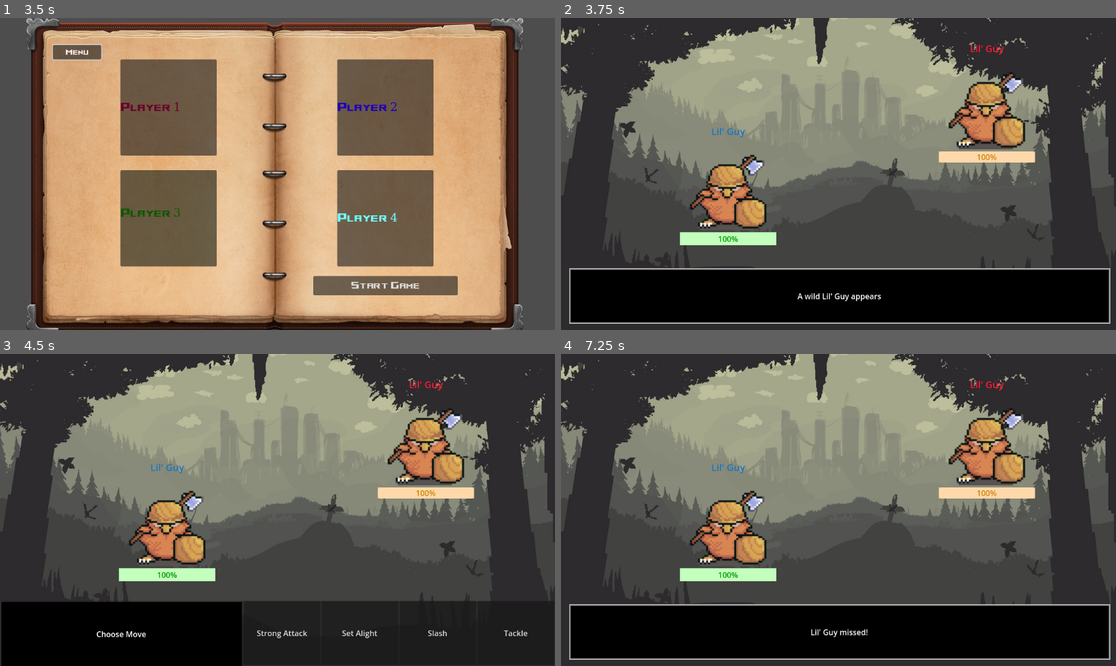
Above: before the commit, frames 1-4 (two rows, left to right).
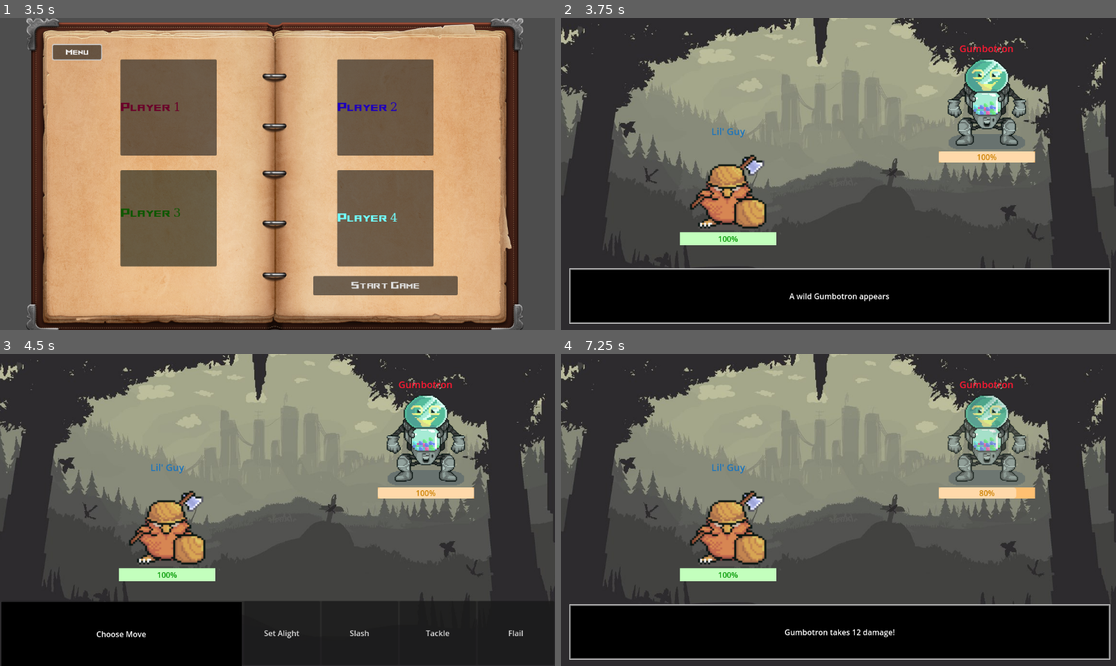
Above: after the commit, the same moments.

Repository: ajnaaa3/KTCE_RPGGame
Game: Godot game, scene res://scenes/menu.tscn
Two runs of this game, one before a commit and one after it. Both use one fixed random seed, a clock stepped at 60 frames per second and the inputs below.
Inputs (mouse positions are in pixels of both pictures, inside the frame that each line leads up to):
- Up to frame 1 (3.5 s): click "Start Game" at 0.5 s; click "Menu" at 1.25 s; move the mouse to (399, 158) at 2.02 s; click (399, 158) at 2.17 s; move the mouse to (166, 189) at 2.77 s; click (166, 189) at 2.92 s
- Up to frame 2 (3.75 s): click "Start Game" at 3.5 s
- Up to frame 3 (4.5 s): tap Enter (ui_accept) at 4.25 s; move the mouse to (333, 441) at 4.27 s; hold Enter (ui_accept) from 4.28 s (still down); click (333, 441) at 4.42 s
- Up to frame 4 (7.25 s): release Enter (ui_accept) at 5 s; click "Strong Attack" (after the commit: "Set Alight") at 5 s; tap Enter (ui_accept) at 5.75, 5.85, 6.02, 6.32, 6.5 s; move the mouse to (810, 572) at 5.77 s; click (810, 572) at 5.92 s; move the mouse to (1005, 556) at 6.52 s; hold Enter (ui_accept) from 6.53 s (still down); click (1005, 556) at 6.67 s

Frame 1 is identical in both runs. In frame 2, 3.5% of the frame differs, in the area x 41-84%, y 8-91%; in frame 3, 3.5%; in frame 4, 3.6%, in the area x 40-86%, y 8-91%.

Commit message:
Attack execution modularized

Diff:
--- a/resources/Attacks/basic_attack.tres
+++ /dev/null
@@ -1,9 +0,0 @@
-[gd_resource type="Resource" script_class="Attack" load_steps=2 format=3 uid="uid://bn4v3rdxt5r5m"]
-
-[ext_resource type="Script" uid="uid://da5gwh6uvs7j6" path="res://resources/baseAttack.gd" id="1_8sflr"]
-
-[resource]
-script = ExtResource("1_8sflr")
-name = "Basic Attack"
-power = 15
-mod = 1.0
--- /dev/null
+++ b/resources/Attacks/damageAttack.gd
@@ -0,0 +1,31 @@
+extends Attack
+
+func execute(attacker : Character, defender : Character, defender_anim : AnimationPlayer, defender_sound : AudioStreamPlayer, textbox : Panel, hpbar : ProgressBar):
+	if randf() < self.accuracy:
+		var stab : float = TypeInteractions.get_stab(self.type, attacker.type)
+		var effective = TypeInteractions.get_effectiveness(self.type, defender.type)
+		var random: float = randf_range(0.8, 1.2)
+		var damage : int = round(max(0, ((self.power * float(attacker.attack) - float(defender.defense)) / 10) * effective * stab * random))
+		defender.set_current_hp(defender.current_hp - damage)
+		set_health(hpbar, defender.current_hp)
+		defender_anim.play("damage")
+		if effective == 2.0:
+			defender_sound.stream = load("res://assets/sounds/Soundfx/hit_super_effective.ogg")
+			defender_sound.play()
+		elif effective == 1.0:
+			defender_sound.stream = load("res://assets/sounds/Soundfx/hit.ogg")
+			defender_sound.play()
+		else:
+			defender_sound.stream = load("res://assets/sounds/Soundfx/hit_weak.ogg")
+			defender_sound.play()
+		display_text(textbox, "%s takes %d damage!" % [defender.name, damage])
+	else:
+		display_text(textbox, "%s missed!" % attacker.name)
+
+
+func display_text(panel_node : Panel, text : String):
+	panel_node.show()
+	panel_node.get_node("Label").text = text
+
+func set_health(hpbar : ProgressBar, current_health : int):
+	hpbar.value = current_health
--- a/resources/Attacks/flail.tres
+++ b/resources/Attacks/flail.tres
@@ -1,8 +1,9 @@
-[gd_resource type="Resource" script_class="Attack" load_steps=2 format=3 uid="uid://c5qyp7qkianqr"]
+[gd_resource type="Resource" load_steps=2 format=3 uid="uid://c5qyp7qkianqr"]
 
-[ext_resource type="Script" uid="uid://da5gwh6uvs7j6" path="res://resources/baseAttack.gd" id="1_s1qtj"]
+[ext_resource type="Script" uid="uid://dx84f1epdbc55" path="res://resources/Attacks/damageAttack.gd" id="1_s1qtj"]
 
 [resource]
 script = ExtResource("1_s1qtj")
 name = "Flail"
 power = 0
+type = 3
--- a/resources/Attacks/nutral_attack.tres
+++ /dev/null
@@ -1,8 +0,0 @@
-[gd_resource type="Resource" script_class="Attack" load_steps=2 format=3 uid="uid://d4i15l2bkgu55"]
-
-[ext_resource type="Script" uid="uid://da5gwh6uvs7j6" path="res://resources/baseAttack.gd" id="1_26k53"]
-
-[resource]
-script = ExtResource("1_26k53")
-name = "Neutral Attack"
-mod = 0.8
--- a/resources/Attacks/setAlight.tres
+++ b/resources/Attacks/setAlight.tres
@@ -1,9 +1,10 @@
-[gd_resource type="Resource" script_class="Attack" load_steps=2 format=3 uid="uid://d4i15l2bkgu55"]
+[gd_resource type="Resource" load_steps=2 format=3 uid="uid://d4i15l2bkgu55"]
 
-[ext_resource type="Script" uid="uid://da5gwh6uvs7j6" path="res://resources/baseAttack.gd" id="1_lqfab"]
+[ext_resource type="Script" uid="uid://dx84f1epdbc55" path="res://resources/Attacks/damageAttack.gd" id="1_lqfab"]
 
 [resource]
 script = ExtResource("1_lqfab")
 name = "Set Alight"
-power = 20
-accuracy = 0.7
+power = 15
+accuracy = 0.8
+type = 0
--- a/resources/Attacks/slash.tres
+++ b/resources/Attacks/slash.tres
@@ -1,9 +1,10 @@
 [gd_resource type="Resource" load_steps=2 format=3 uid="uid://ld07w1l4ssgc"]
 
-[ext_resource type="Script" uid="uid://da5gwh6uvs7j6" path="res://resources/baseAttack.gd" id="1_jttlq"]
+[ext_resource type="Script" uid="uid://dx84f1epdbc55" path="res://resources/Attacks/damageAttack.gd" id="1_jttlq"]
 
 [resource]
 script = ExtResource("1_jttlq")
 name = "Slash"
-power = 15
+power = 13
 accuracy = 0.9
+type = 1
--- a/resources/Attacks/strong_attack.tres
+++ /dev/null
@@ -1,10 +0,0 @@
-[gd_resource type="Resource" script_class="Attack" load_steps=2 format=3 uid="uid://c5qyp7qkianqr"]
-
-[ext_resource type="Script" uid="uid://da5gwh6uvs7j6" path="res://resources/baseAttack.gd" id="1_p2ass"]
-
-[resource]
-script = ExtResource("1_p2ass")
-name = "Strong Attack"
-power = 25
-accuracy = 0.9
-mod = 1.2
--- a/resources/Attacks/tackle.tres
+++ b/resources/Attacks/tackle.tres
@@ -1,8 +1,9 @@
 [gd_resource type="Resource" load_steps=2 format=3 uid="uid://bn4v3rdxt5r5m"]
 
-[ext_resource type="Script" uid="uid://da5gwh6uvs7j6" path="res://resources/baseAttack.gd" id="1_u5jap"]
+[ext_resource type="Script" uid="uid://dx84f1epdbc55" path="res://resources/Attacks/damageAttack.gd" id="1_u5jap"]
 
 [resource]
 script = ExtResource("1_u5jap")
 name = "Tackle"
 power = 5
+type = 3
--- a/resources/Characters/air_character.tres
+++ b/resources/Characters/air_character.tres
@@ -1,10 +1,10 @@
 [gd_resource type="Resource" script_class="Character" load_steps=8 format=3 uid="uid://b7yjsbyv5smjm"]
 
 [ext_resource type="Script" uid="uid://da5gwh6uvs7j6" path="res://resources/baseAttack.gd" id="1_64624"]
-[ext_resource type="Resource" uid="uid://c5qyp7qkianqr" path="res://resources/Attacks/strong_attack.tres" id="2_5ugt6"]
-[ext_resource type="Resource" uid="uid://d4i15l2bkgu55" path="res://resources/Attacks/nutral_attack.tres" id="3_p3adp"]
+[ext_resource type="Resource" uid="uid://d4i15l2bkgu55" path="res://resources/Attacks/setAlight.tres" id="3_p3adp"]
 [ext_resource type="Resource" uid="uid://ld07w1l4ssgc" path="res://resources/Attacks/slash.tres" id="4_kohag"]
-[ext_resource type="Resource" uid="uid://bn4v3rdxt5r5m" path="res://resources/Attacks/basic_attack.tres" id="5_4sfr2"]
+[ext_resource type="Resource" uid="uid://bn4v3rdxt5r5m" path="res://resources/Attacks/tackle.tres" id="5_4sfr2"]
+[ext_resource type="Resource" uid="uid://c5qyp7qkianqr" path="res://resources/Attacks/flail.tres" id="5_64624"]
 [ext_resource type="Script" uid="uid://c2ll3kk7yaihn" path="res://resources/baseCharacter.gd" id="6_ycyfg"]
 [ext_resource type="Texture2D" uid="uid://lju4uiedgigj" path="res://assets/images/Sprites/02.png" id="7_g65ap"]
 
@@ -17,4 +17,4 @@
 defense = 8
 speed = 25
 type = 2
-moveset = Array[ExtResource("1_64624")]([ExtResource("2_5ugt6"), ExtResource("3_p3adp"), ExtResource("4_kohag"), ExtResource("5_4sfr2")])
+moveset = Array[ExtResource("1_64624")]([ExtResource("3_p3adp"), ExtResource("4_kohag"), ExtResource("5_4sfr2"), ExtResource("5_64624")])
--- a/resources/Characters/earth_character.tres
+++ b/resources/Characters/earth_character.tres
@@ -1,10 +1,10 @@
 [gd_resource type="Resource" script_class="Character" load_steps=8 format=3 uid="uid://c435mj6n016d0"]
 
 [ext_resource type="Script" uid="uid://da5gwh6uvs7j6" path="res://resources/baseAttack.gd" id="1_0gq7x"]
-[ext_resource type="Resource" uid="uid://c5qyp7qkianqr" path="res://resources/Attacks/strong_attack.tres" id="2_0gq7x"]
-[ext_resource type="Resource" uid="uid://d4i15l2bkgu55" path="res://resources/Attacks/nutral_attack.tres" id="3_fwc6f"]
+[ext_resource type="Resource" uid="uid://d4i15l2bkgu55" path="res://resources/Attacks/setAlight.tres" id="3_fwc6f"]
 [ext_resource type="Resource" uid="uid://ld07w1l4ssgc" path="res://resources/Attacks/slash.tres" id="4_rgoum"]
-[ext_resource type="Resource" uid="uid://bn4v3rdxt5r5m" path="res://resources/Attacks/basic_attack.tres" id="5_yjvtj"]
+[ext_resource type="Resource" uid="uid://c5qyp7qkianqr" path="res://resources/Attacks/flail.tres" id="5_0gq7x"]
+[ext_resource type="Resource" uid="uid://bn4v3rdxt5r5m" path="res://resources/Attacks/tackle.tres" id="5_yjvtj"]
 [ext_resource type="Script" uid="uid://c2ll3kk7yaihn" path="res://resources/baseCharacter.gd" id="6_mo8tq"]
 [ext_resource type="Texture2D" uid="uid://dsvs00hbuq2yc" path="res://assets/images/Sprites/11.png" id="7_3q5k2"]
 
@@ -17,4 +17,4 @@
 defense = 20
 speed = 5
 type = 3
-moveset = Array[ExtResource("1_0gq7x")]([ExtResource("2_0gq7x"), ExtResource("3_fwc6f"), ExtResource("4_rgoum"), ExtResource("5_yjvtj")])
+moveset = Array[ExtResource("1_0gq7x")]([ExtResource("3_fwc6f"), ExtResource("4_rgoum"), ExtResource("5_yjvtj"), ExtResource("5_0gq7x")])
--- a/resources/Characters/fire_character.tres
+++ b/resources/Characters/fire_character.tres
@@ -1,10 +1,10 @@
 [gd_resource type="Resource" script_class="Character" load_steps=8 format=3 uid="uid://b61yhfg8k3364"]
 
 [ext_resource type="Script" uid="uid://da5gwh6uvs7j6" path="res://resources/baseAttack.gd" id="1_shiit"]
-[ext_resource type="Resource" uid="uid://c5qyp7qkianqr" path="res://resources/Attacks/strong_attack.tres" id="2_bvcw7"]
-[ext_resource type="Resource" uid="uid://d4i15l2bkgu55" path="res://resources/Attacks/nutral_attack.tres" id="3_wnb0x"]
+[ext_resource type="Resource" uid="uid://d4i15l2bkgu55" path="res://resources/Attacks/setAlight.tres" id="3_wnb0x"]
 [ext_resource type="Resource" uid="uid://ld07w1l4ssgc" path="res://resources/Attacks/slash.tres" id="4_p5ogr"]
-[ext_resource type="Resource" uid="uid://bn4v3rdxt5r5m" path="res://resources/Attacks/basic_attack.tres" id="5_ilsqm"]
+[ext_resource type="Resource" uid="uid://bn4v3rdxt5r5m" path="res://resources/Attacks/tackle.tres" id="5_ilsqm"]
+[ext_resource type="Resource" uid="uid://c5qyp7qkianqr" path="res://resources/Attacks/flail.tres" id="5_shiit"]
 [ext_resource type="Script" uid="uid://c2ll3kk7yaihn" path="res://resources/baseCharacter.gd" id="6_xfb3e"]
 [ext_resource type="Texture2D" uid="uid://dsvs00hbuq2yc" path="res://assets/images/Sprites/11.png" id="7_udjus"]
 
@@ -16,4 +16,4 @@
 attack = 20
 defense = 10
 speed = 15
-moveset = Array[ExtResource("1_shiit")]([ExtResource("2_bvcw7"), ExtResource("3_wnb0x"), ExtResource("4_p5ogr"), ExtResource("5_ilsqm")])
+moveset = Array[ExtResource("1_shiit")]([ExtResource("3_wnb0x"), ExtResource("4_p5ogr"), ExtResource("5_ilsqm"), ExtResource("5_shiit")])
--- a/resources/Characters/gumbotron.tres
+++ b/resources/Characters/gumbotron.tres
@@ -15,4 +15,4 @@
 max_hp = 60
 defense = 15
 speed = 1
-moveset = Array[ExtResource("1_f1l3a")]([ExtResource("2_hqfd5"), ExtResource("3_bgh7o"), ExtResource("4_aji7k"), ExtResource("5_w304r")])
+moveset = Array[ExtResource("1_f1l3a")]([ExtResource("3_bgh7o"), ExtResource("4_aji7k"), ExtResource("5_w304r"), ExtResource("5_f1l3a")])
--- a/resources/Characters/lilGuy.tres
+++ b/resources/Characters/lilGuy.tres
@@ -14,6 +14,7 @@
 texture = ExtResource("2_v2gc2")
 max_hp = 20
 attack = 20
-defense = 0
+defense = 1
 speed = 10
-moveset = Array[ExtResource("1_110pa")]([ExtResource("2_jl37k"), ExtResource("3_wwean"), ExtResource("4_eawel"), ExtResource("5_aqmg4")])
+type = 1
+moveset = Array[ExtResource("1_110pa")]([ExtResource("3_wwean"), ExtResource("4_eawel"), ExtResource("5_aqmg4"), ExtResource("5_110pa")])
--- a/resources/Characters/water_character.tres
+++ b/resources/Characters/water_character.tres
@@ -1,10 +1,10 @@
 [gd_resource type="Resource" script_class="Character" load_steps=8 format=3 uid="uid://cdwqqw1o8427g"]
 
 [ext_resource type="Script" uid="uid://da5gwh6uvs7j6" path="res://resources/baseAttack.gd" id="1_ub53j"]
-[ext_resource type="Resource" uid="uid://c5qyp7qkianqr" path="res://resources/Attacks/strong_attack.tres" id="2_l2dc2"]
-[ext_resource type="Resource" uid="uid://d4i15l2bkgu55" path="res://resources/Attacks/nutral_attack.tres" id="3_3rhxy"]
+[ext_resource type="Resource" uid="uid://d4i15l2bkgu55" path="res://resources/Attacks/setAlight.tres" id="3_3rhxy"]
 [ext_resource type="Resource" uid="uid://ld07w1l4ssgc" path="res://resources/Attacks/slash.tres" id="4_u63nt"]
-[ext_resource type="Resource" uid="uid://bn4v3rdxt5r5m" path="res://resources/Attacks/basic_attack.tres" id="5_l3e2i"]
+[ext_resource type="Resource" uid="uid://c5qyp7qkianqr" path="res://resources/Attacks/flail.tres" id="5_5p844"]
+[ext_resource type="Resource" uid="uid://bn4v3rdxt5r5m" path="res://resources/Attacks/tackle.tres" id="5_l3e2i"]
 [ext_resource type="Script" uid="uid://c2ll3kk7yaihn" path="res://resources/baseCharacter.gd" id="6_yi031"]
 [ext_resource type="Texture2D" uid="uid://dsvs00hbuq2yc" path="res://assets/images/Sprites/11.png" id="7_okc00"]
 
@@ -17,4 +17,4 @@
 defense = 15
 speed = 10
 type = 1
-moveset = Array[ExtResource("1_ub53j")]([ExtResource("2_l2dc2"), ExtResource("3_3rhxy"), ExtResource("4_u63nt"), ExtResource("5_l3e2i")])
+moveset = Array[ExtResource("1_ub53j")]([ExtResource("3_3rhxy"), ExtResource("4_u63nt"), ExtResource("5_l3e2i"), ExtResource("5_5p844")])
--- /dev/null
+++ b/resources/Type_enum.gd
@@ -0,0 +1,5 @@
+extends Resource
+
+class_name Type
+
+enum Type {FIRE, EARTH, WATER, AIR, NONE}
--- a/resources/baseAttack.gd
+++ b/resources/baseAttack.gd
@@ -7,3 +7,7 @@
 @export var accuracy : float = 1.0
 @export var stat : String = "attack"
 @export var mod : float = 0.5
+@export var type : Type.Type = Type.Type.NONE
+
+func execute(attacker, defender, defender_anim : AnimationPlayer, defender_sound : AudioStreamPlayer, textbox : Panel, hpbar : ProgressBar):
+	pass
--- a/resources/baseCharacter.gd
+++ b/resources/baseCharacter.gd
@@ -1,7 +1,5 @@
 extends Resource
 class_name Character
-
-enum Type {FIRE, WATER, AIR, EARTH}
 
 @export var name: String = ""
 @export var texture : Texture = null
@@ -9,6 +7,12 @@
 @export var attack: int = 5
 @export var defense: int = 2
 @export var speed: int = 3
-@export var type : Type = Type.FIRE
+@export var type : Type.Type = Type.Type.FIRE
+@export var moveset : Array[Attack] = []
+@export var current_hp: int = 35 : set = set_current_hp
 
-@export var moveset : Array[Attack] = []
+func _init():
+	current_hp = max_hp
+
+func set_current_hp(value: int):
+	current_hp = clamp(value, 0, max_hp)
--- /dev/null
+++ b/resources/type_interactions.gd
@@ -0,0 +1,36 @@
+extends Resource
+
+class_name TypeInteractions
+
+static func get_effectiveness(attack_type : Type.Type, defender_type : Type.Type):
+	match attack_type:
+		Type.Type.FIRE:
+			match defender_type:
+				Type.Type.FIRE:
+					return 0.5
+				Type.Type.WATER:
+					return 0.5
+				Type.Type.EARTH:
+					return 2.0
+		Type.Type.EARTH:
+			match defender_type:
+				Type.Type.FIRE:
+					return 0.5
+				Type.Type.WATER:
+					return 2.0
+				Type.Type.EARTH:
+					return 0.5
+		Type.Type.WATER:
+			match defender_type:
+				Type.Type.FIRE:
+					return 2.0
+				Type.Type.WATER:
+					return 0.5
+				Type.Type.EARTH:
+					return 0.5
+	return 1.0
+
+static func get_stab (attack_type : Type.Type, attacker_type : Type.Type):
+	if attack_type == attacker_type:
+		return 1.5
+	return 1.0
--- a/scenes/attacks.gd
+++ b/scenes/attacks.gd
@@ -2,19 +2,19 @@
 
 signal attack_selected(attack: Attack)
 
-@onready var buttons = get_children()
+@onready var buttons : Array[Node] = get_children()
 
-var char : Character
+var chara : Character
 
 func populate_moves(character : Character):
-	char = character
+	self.chara = character
 	for i in range(buttons.size()):
 		if i < character.moveset.size():
-			var move = character.moveset[i]
+			var move: Attack = chara.moveset[i]
 			buttons[i].text = move.name
 			buttons[i].visible = true
 			buttons[i].pressed.connect(_on_move_selected.bind(i))
 
 func _on_move_selected(index: int):
-	var attack = char.moveset[index]
+	var attack: Attack = chara.moveset[index]
 	attack_selected.emit(attack)
--- a/scenes/battle.gd
+++ b/scenes/battle.gd
@@ -1,11 +1,12 @@
 extends Node2D
+class_name Battle
 
 signal textbox_closed
 
-@export var player : Character
-@export var enemy : Character
+@export var selectedPlayer : Character
+@export var selectedEnemy : Character
 
-var rng = RandomNumberGenerator.new()
+var rng: RandomNumberGenerator = RandomNumberGenerator.new()
 var player_attack: Attack
 var enemy_attack: Attack
 enum BattleState { PLAYER_TURN, ENEMY_TURN, RESOLVE_ATTACKS, PLAYER_WIN, PLAYER_LOSE}
@@ -13,15 +14,20 @@
 var victory_music: String = "res://assets/sounds/victory.ogg"
 var defeat_music: String = "res://assets/sounds/defeat.ogg"
 
-@onready var attack_panel = $PlayerPanel/Attacks
+@onready var current_hpbar : ProgressBar = $%PlayerHPBar
+@onready var attack_panel: HBoxContainer = $PlayerPanel/Attacks
 @onready var player_anim: AnimationPlayer = $PlayerContainer/CharacterAnimationPlayer
 @onready var enemy_anim: AnimationPlayer = $EnemyContainer/CharacterAnimationPlayer
 @onready var music_player : AudioStreamPlayer = $BGMPlayer
 @onready var soundfx_player : AudioStreamPlayer = $SoundFXPlayer
+@onready var player : Character = selectedPlayer.duplicate_deep(Resource.DEEP_DUPLICATE_NONE)
+@onready var enemy : Character = selectedEnemy.duplicate_deep(Resource.DEEP_DUPLICATE_NONE)
 
 func _ready() -> void:
-	set_health($PlayerContainer/PlayerHPBar, player.max_hp, player.max_hp)
-	set_health($EnemyContainer/EnemyHPBar, enemy.max_hp, enemy.max_hp)
+	player.set_current_hp(player.max_hp)
+	enemy.set_current_hp(enemy.max_hp)
+	set_health($PlayerContainer/PlayerHPBar, player.current_hp, player.max_hp)
+	set_health($EnemyContainer/EnemyHPBar, enemy.current_hp, enemy.max_hp)
 	$PlayerContainer/Sprite.texture = player.texture
 	$EnemyContainer/Sprite.texture = enemy.texture
 	$EnemyContainer/Name.text = enemy.name
@@ -35,7 +41,7 @@
 	await(textbox_closed)
 	transition_to(current_state)
 
-func display_text(panel_node, text):
+func display_text(panel_node : Panel, text : String):
 	panel_node.show()
 	panel_node.get_node("Label").text = text
 
@@ -44,7 +50,7 @@
 		or current_state == BattleState.PLAYER_WIN
 		or current_state == BattleState.PLAYER_LOSE) \
 		and (Input.is_action_just_pressed("ui_accept")
-			 or Input.is_mouse_button_pressed(MOUSE_BUTTON_LEFT)):
+		or Input.is_mouse_button_pressed(MOUSE_BUTTON_LEFT)):
 		$Textbox.hide()
 		emit_signal("textbox_closed")
 
@@ -72,31 +78,56 @@
 
 		BattleState.RESOLVE_ATTACKS:
 			if (player.speed > enemy.speed):
-				await resolve_damage(player_attack, player, enemy, $EnemyContainer/EnemyHPBar)
-				if await battle_end() :
+				display_text($Textbox, "%s uses %s" % [player.name, player_attack.name])
+				await get_tree().create_timer(1.0).timeout
+				await player_attack.execute(player, enemy, enemy_anim, soundfx_player, $Textbox, %EnemyHPBar)
+				await get_tree().create_timer(1.3).timeout
+				if battle_end() :
 					return
-				await resolve_damage(enemy_attack, enemy, player, $PlayerContainer/PlayerHPBar)
+				current_hpbar = %PlayerHPBar
+				display_text($Textbox, "%s uses %s" % [enemy.name, enemy_attack.name])
+				await get_tree().create_timer(1.0).timeout
+				await enemy_attack.execute(enemy, player, player_anim, soundfx_player, $Textbox, %PlayerHPBar)
+				await get_tree().create_timer(1.3).timeout
 
 			elif (player.speed < enemy.speed):
-				await resolve_damage(enemy_attack, enemy, player, $PlayerContainer/PlayerHPBar)
-				if await battle_end() :
+				display_text($Textbox, "%s uses %s" % [enemy.name, enemy_attack.name])
+				await get_tree().create_timer(1.0).timeout
+				await enemy_attack.execute(enemy, player, player_anim, soundfx_player, $Textbox, %PlayerHPBar)
+				await get_tree().create_timer(1.3).timeout
+				if battle_end() :
 					return
-				await resolve_damage(player_attack, player, enemy, $EnemyContainer/EnemyHPBar)
+				display_text($Textbox, "%s uses %s" % [player.name, player_attack.name])
+				await get_tree().create_timer(1.0).timeout
+				await player_attack.execute(player, enemy, enemy_anim, soundfx_player, $Textbox, %EnemyHPBar)
+				await get_tree().create_timer(1.3).timeout
 
 			elif (rng.randi_range(0, 100) < 50):
-				await resolve_damage(player_attack, player, enemy, $EnemyContainer/EnemyHPBar)
-				if await battle_end() :
+				display_text($Textbox, "%s uses %s" % [player.name, player_attack.name])
+				await get_tree().create_timer(1.0).timeout
+				await player_attack.execute(player, enemy, enemy_anim, soundfx_player, $Textbox, %EnemyHPBar)
+				await get_tree().create_timer(1.3).timeout
+				if battle_end() :
 					return
-				await resolve_damage(enemy_attack, enemy, player, $PlayerContainer/PlayerHPBar)
+				display_text($Textbox, "%s uses %s" % [enemy.name, enemy_attack.name])
+				await get_tree().create_timer(1.0).timeout
+				await enemy_attack.execute(enemy, player, player_anim, soundfx_player, $Textbox, %PlayerHPBar)
+				await get_tree().create_timer(1.3).timeout
 
 			else:
-				await resolve_damage(enemy_attack, enemy, player, $PlayerContainer/PlayerHPBar)
-				if await battle_end() :
+				display_text($Textbox, "%s uses %s" % [enemy.name, enemy_attack.name])
+				await get_tree().create_timer(1.0).timeout
+				await enemy_attack.execute(enemy, player, player_anim, soundfx_player, $Textbox, %PlayerHPBar)
+				await get_tree().create_timer(1.3).timeout
+				if battle_end() :
 					return
-				await resolve_damage(player_attack, player, enemy, $EnemyContainer/EnemyHPBar)
+				display_text($Textbox, "%s uses %s" % [player.name, player_attack.name])
+				await get_tree().create_timer(1.0).timeout
+				await player_attack.execute(player, enemy, enemy_anim, soundfx_player, $Textbox, %EnemyHPBar)
+				await get_tree().create_timer(1.3).timeout
 
 			await get_tree().create_timer(1.0).timeout
-			if await battle_end() :
+			if battle_end() :
 					return
 			$Textbox.hide()
 			transition_to(BattleState.PLAYER_TURN)
@@ -121,29 +152,11 @@
 			get_tree().set_meta("battle_result", "lost")
 			call_deferred("deferred_goto_results")
 
-func resolve_damage(attack, attacker, defender, defender_health):
-	display_text($Textbox, "%s uses %s" % [attacker.name, attack.name])
-	await get_tree().create_timer(1.0).timeout
-	if randf() < attack.accuracy:
-		var damage = max(0, ((attack.power * attacker.attack) / 10)- defender.defense)
-		set_health(defender_health, max(0, defender_health.value - damage), defender.max_hp)
-		display_text($Textbox, "%s takes %d damage!" % [defender.name, damage])
-		if defender_health == $PlayerContainer/PlayerHPBar:
-			player_anim.play("damage")
-			soundfx_player.play()
-		else:
-			enemy_anim.play("damage")
-			soundfx_player.play()
-
-	else:
-		display_text($Textbox, "%s missed!" % attacker.name)
-	await get_tree().create_timer(0.7).timeout
-
-func battle_end():
-	if $PlayerContainer/PlayerHPBar.value <= 0:
+func battle_end() -> bool:
+	if player.current_hp <= 0:
 		transition_to(BattleState.PLAYER_LOSE)
 		return true
-	elif $EnemyContainer/EnemyHPBar.value <= 0:
+	elif enemy.current_hp <= 0:
 		transition_to(BattleState.PLAYER_WIN)
 		return true
 	else:
--- a/scenes/battle.tscn
+++ b/scenes/battle.tscn
@@ -1,8 +1,9 @@
-[gd_scene load_steps=17 format=3 uid="uid://bvx4b1rqtup32"]
+[gd_scene load_steps=18 format=3 uid="uid://bvx4b1rqtup32"]
 
 [ext_resource type="Script" uid="uid://dwpc2b0m8du21" path="res://scenes/battle.gd" id="1_dn72j"]
 [ext_resource type="Resource" uid="uid://b7yjsbyv5smjm" path="res://resources/Characters/lilGuy.tres" id="2_4k1nj"]
 [ext_resource type="Texture2D" uid="uid://dpkfk7j82hlsn" path="res://assets/images/JWDLx5AZBtI.jpg" id="2_th188"]
+[ext_resource type="Resource" uid="uid://b61yhfg8k3364" path="res://resources/Characters/gumbotron.tres" id="3_yahae"]
 [ext_resource type="Texture2D" uid="uid://dsvs00hbuq2yc" path="res://assets/images/Sprites/11.png" id="4_a12nh"]
 [ext_resource type="Texture2D" uid="uid://lju4uiedgigj" path="res://assets/images/Sprites/02.png" id="5_lpir7"]
 [ext_resource type="Script" uid="uid://h605uw8ba6gf" path="res://scenes/attacks.gd" id="6_f4pi3"]
@@ -105,8 +106,8 @@
 
 [node name="battle" type="Node2D"]
 script = ExtResource("1_dn72j")
-player = ExtResource("2_4k1nj")
-enemy = ExtResource("2_4k1nj")
+selectedPlayer = ExtResource("2_4k1nj")
+selectedEnemy = ExtResource("3_yahae")
 
 [node name="Background_fight" type="Sprite2D" parent="."]
 z_index = -100
Not shown, added: assets/sounds/Soundfx/hit_super_effective.ogg.import
Not shown, added: assets/sounds/Soundfx/hit_weak.ogg.import
Not shown, added: resources/Attacks/damageAttack.gd.uid
Not shown: 1 places in resources/Characters/gumbotron.tres that only renumber resources
Not shown: 1 places in resources/Characters/lilGuy.tres that only renumber resources
Not shown, added: resources/Type_enum.gd.uid
Not shown, added: resources/type_interactions.gd.uid
Not shown, added: assets/sounds/Soundfx/hit_super_effective.ogg
Not shown, added: assets/sounds/Soundfx/hit_weak.ogg
